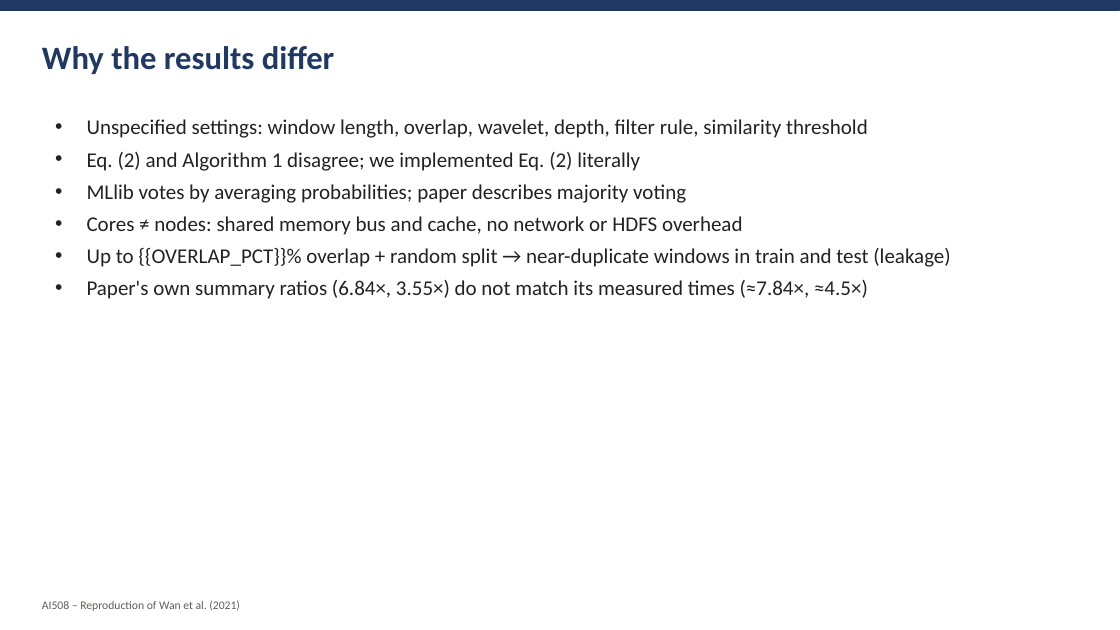
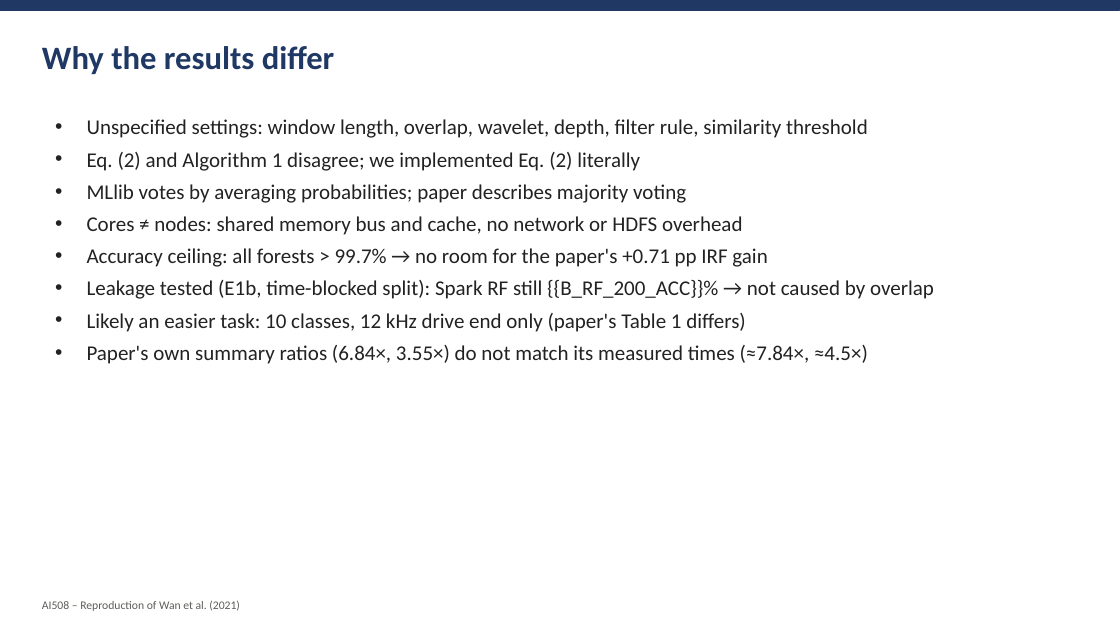
Before and after one commit to amnaaljasmi701/ai508-bearing-irf-reproduction, a slide deck: slide 11 of report/presentation_template.pptx. Drawn at 1120x630 pixels with LibreOffice and Linux fonts; fonts in the diff are those of the drawing. Boxes give left, top, right and bottom in pixels: in the first picture for what was removed or moved away, otherwise in the second. Text is boxed around its words. In the diff, an @@ line names an element or a change of style, - is before the commit and + after.

Commit message:
Final report and presentation from the full results; discrepancies table, code appendix and AI-use declaration

```diff
--- a/report/presentation_template.pptx
+++ b/report/presentation_template.pptx
@@ text at (87, 248, 934, 332): text changed @@
-• Up to {{OVERLAP_PCT}}% overlap + random split → near-duplicate windows in train and test (leakage)
+• Accuracy ceiling: all forests > 99.7% → no room for the paper's +0.71 pp IRF gain
+• Leakage tested (E1b, time-blocked split): Spark RF still {{B_RF_200_ACC}}% → not caused by overlap
+• Likely an easier task: 10 classes, 12 kHz drive end only (paper's Table 1 differs)
```
Also in this commit, not shown: 2 other slides changed, 18 other files.
